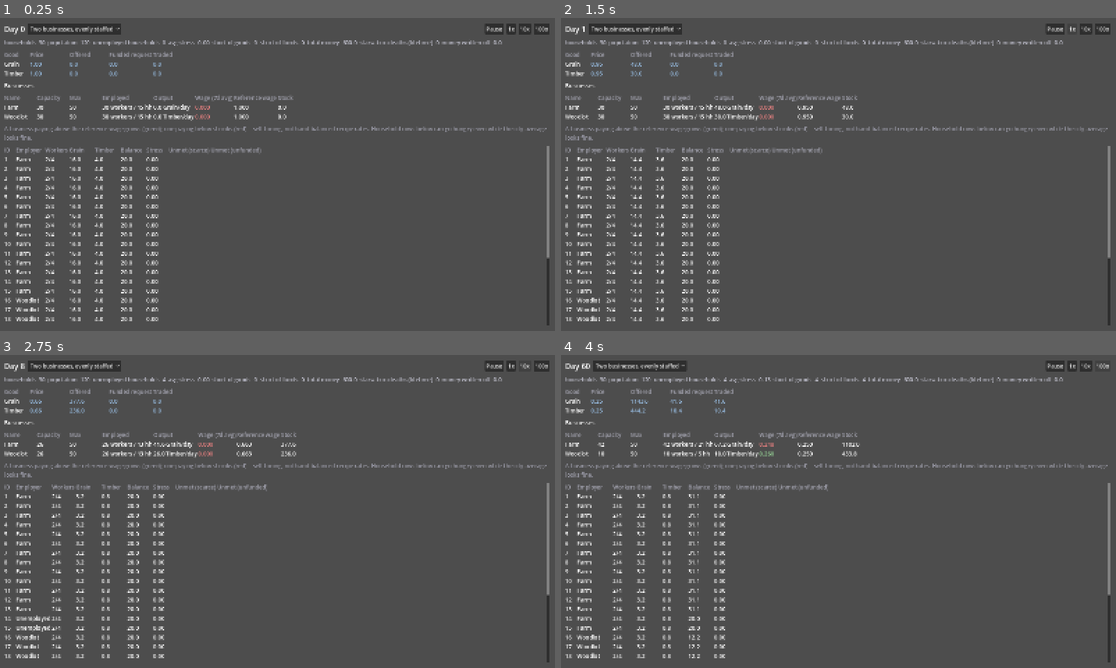
Above: before the commit, frames 1-4 (two rows, left to right).
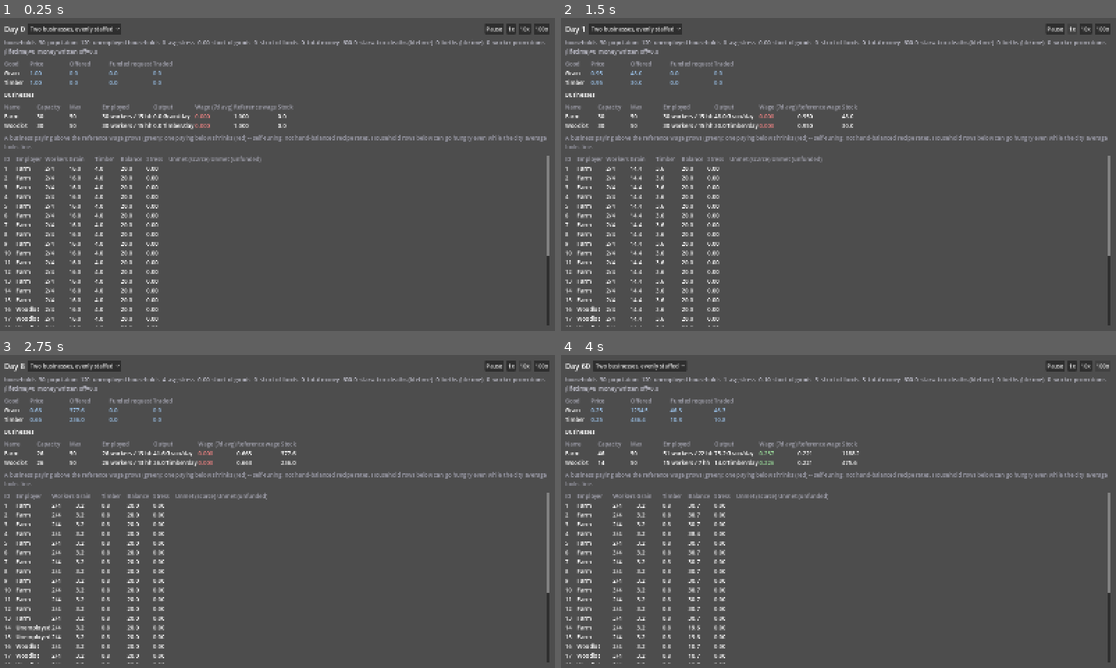
Above: after the commit, the same moments.

Repository: forsman5/sitka
Game: Godot game, scene res://scenes/sim/he_dashboard.tscn
The game is run twice, just before and just after one commit, with the same random seed, the same clock (stepped at 60 frames per second) and the same inputs. This scene is started directly instead of the project's main scene.
Inputs (mouse positions are in pixels of both pictures, inside the frame that each line leads up to):
- Up to frame 1 (0.25 s): no input
- Up to frame 2 (1.5 s): click "Two businesses, evenly staffed" at 0.5 s; click "1x" at 1.25 s
- Up to frame 3 (2.75 s): click "10x" at 2 s
- Up to frame 4 (4 s): tap Enter at 2.75 s; move the mouse to (960, 495) at 2.77 s; hold Right (ui_right) 2.78-3.5 s; hold Alt 2.78-3.5 s; click (960, 495) at 2.92 s; click "100x" at 3.5 s

The runs differ from the first frame. In frame 1, 5.7% of the frame differs, in the area x 0-99%, y 7-99%; in frame 2, 5.8%; in frame 3, 5.9%; in frame 4, 6.0%.

Commit message:
Add H1 household life cycle: births, aging, and a dashboard row-staleness fix
Households now track individual dependent ages. A dependent ages into a
worker (same household -- no splitting yet) after a year; a household with
a sustained prosperity streak (well-fed, low-stress) and no birth in the
last year gains a new dependent, capped at 6 pending per household as a
soft growth-rate brake. Evaluated monthly, right after starvation.

Fixes a real desync bug this surfaced: starvation's remove_member() call
decremented dependents directly without popping the matching entry from
the new per-dependent age list, letting a household's age-tracking array
and its actual dependent count drift apart -- caught by a new standing
harness invariant check, fixed via a wrapping
remove_member_for_starvation().

Also fixes he_dashboard.gd silently leaving a dead household's row frozen
on its last displayed values forever instead of removing it, which made a
starved-out city look like it still had all its original households.

Diff:
--- a/scripts/sim/harness/run_household_economy.gd
+++ b/scripts/sim/harness/run_household_economy.gd
@@ -2,6 +2,7 @@
 
 const HESimulation = preload("res://scripts/sim/household_economy/he_simulation.gd")
 const HEScenarioSeeds = preload("res://scripts/sim/household_economy/data/he_scenario_seeds.gd")
+const HEHousehold = preload("res://scripts/sim/household_economy/records/he_household.gd")
 const Commodity = preload("res://scripts/sim/records/commodity.gd")
 
 ## H1 labor-market acceptance check. Run with:
@@ -17,6 +18,7 @@
 	_check_conservation()
 	_check_labor_self_tunes_toward_profitable_business()
 	_check_starvation_actually_happens()
+	_check_life_cycle_births_and_aging()
 
 	if _ok:
 		print("\nH1 acceptance: PASS")
@@ -153,3 +155,53 @@
 
 	_assert(city["starvation_deaths_total"] > 0, "Sustained unemployment with no escape route should eventually cause real starvation deaths")
 	_assert(city["population"] < starting_population, "Population should actually shrink from starvation, not just report stress")
+	_check_demographic_invariants(sim)
+
+## Every LIVE household's dependent_ages array should always have exactly
+## as many entries as demographics.dependents says, and neither dependents
+## nor worker_capacity should ever go negative. This exact invariant broke
+## once already (starvation's remove_member() decremented dependents
+## without popping the matching age entry) and produced a household that
+## silently never triggered is_empty() -- see he_household.gd's
+## remove_member_for_starvation().
+func _check_demographic_invariants(sim: HESimulation) -> void:
+	for household_id in sim.get_household_ids():
+		var h := sim.get_household_summary(household_id)
+		var ages: Array = h["dependent_ages"]
+		_assert(ages.size() == h["dependents"], "Household %d: dependent_ages has %d entries but dependents=%d" % [household_id, ages.size(), h["dependents"]])
+		_assert(h["dependents"] >= 0, "Household %d has negative dependents: %d" % [household_id, h["dependents"]])
+		_assert(h["worker_capacity"] >= 0, "Household %d has negative worker_capacity: %d" % [household_id, h["worker_capacity"]])
+
+## Life cycle: a reasonably healthy, evenly-staffed economy run for several
+## years should show real births and real aging-into-worker promotions --
+## not just reported prosperity. Also checks the MAX_PENDING_DEPENDENTS
+## brake actually holds: no household should ever have more dependents
+## waiting in the pipeline than that cap allows.
+func _check_life_cycle_births_and_aging() -> void:
+	print("\n=== Life cycle: births and aging actually happen ===")
+	var sim := _new_sim("build_two_business_economy")
+	var starting_workforce := _total_worker_capacity(sim)
+	sim.advance_ticks(4 * 360)
+	var city := sim.get_city_summary()
+	var ending_workforce := _total_worker_capacity(sim)
+
+	print("  over 4 years: births_total=%d worker_promotions_total=%d, total worker_capacity %d -> %d, population=%d" % [
+		city["births_total"], city["worker_promotions_total"], starting_workforce, ending_workforce, city["population"]])
+
+	_assert(city["births_total"] > 0, "A healthy multi-year economy should show at least one real birth, got 0")
+	_assert(city["worker_promotions_total"] > 0, "A healthy multi-year economy should show at least one dependent aging into a worker, got 0")
+	_assert(ending_workforce > starting_workforce, "Total worker capacity should grow from aging promotions, got %d -> %d" % [starting_workforce, ending_workforce])
+
+	var max_pending := 0
+	for household_id in sim.get_household_ids():
+		var ages: Array = sim.get_household_summary(household_id)["dependent_ages"]
+		max_pending = max(max_pending, ages.size())
+	print("  most dependents ever pending in one household's pipeline: %d (cap is %d)" % [max_pending, HEHousehold.MAX_PENDING_DEPENDENTS])
+	_assert(max_pending <= HEHousehold.MAX_PENDING_DEPENDENTS, "No household should exceed MAX_PENDING_DEPENDENTS pending dependents, saw %d" % max_pending)
+	_check_demographic_invariants(sim)
+
+func _total_worker_capacity(sim: HESimulation) -> int:
+	var total := 0
+	for household_id in sim.get_household_ids():
+		total += sim.get_household_summary(household_id)["worker_capacity"]
+	return total
--- a/scripts/sim/household_economy/data/he_scenario_seeds.gd
+++ b/scripts/sim/household_economy/data/he_scenario_seeds.gd
@@ -38,6 +38,18 @@
 static func _woodlot_recipe() -> Recipe:
 	return Recipe.new("woodlot", {}, {Commodity.Type.TIMBER: 1.0})
 
+## Deterministic but spread-out starting ages (in days) for each household's
+## DEPENDENTS seeded dependents, so the whole population doesn't age into
+## workers in one synchronized pulse AGING_THRESHOLD_DAYS from now. Not
+## meant to represent real household composition, just to avoid a seeding
+## artifact.
+static func _staggered_starting_ages(household_id: int) -> Array[int]:
+	var ages: Array[int] = []
+	for slot in DEPENDENTS:
+		var age := (household_id * 53 + slot * 137) % HEHousehold.AGING_THRESHOLD_DAYS
+		ages.append(age)
+	return ages
+
 ## `farm_capacity`/`woodlot_capacity` are both the business's STARTING
 ## capacity and how many workers are actually assigned there on day one
 ## (they should sum to HOUSEHOLD_COUNT * WORKER_CAPACITY so nobody starts
@@ -62,6 +74,7 @@
 		var household := HEHousehold.new(household_id, WORKER_CAPACITY, DEPENDENTS, STARTING_BALANCE)
 		household.add_stock(Commodity.Type.GRAIN, grain_buffer)
 		household.add_stock(Commodity.Type.TIMBER, timber_buffer)
+		household.seed_dependent_ages(_staggered_starting_ages(household_id))
 
 		if farm_workers_assigned < farm_capacity:
 			household.employer_business_id = FARM_BUSINESS_ID
--- a/scripts/sim/household_economy/he_dashboard.gd
+++ b/scripts/sim/household_economy/he_dashboard.gd
@@ -30,6 +30,7 @@
 var _business_rows: Dictionary = {} # business_id -> {row labels...}
 var _household_list: VBoxContainer
 var _household_rows: Dictionary = {} # household_id -> {row labels...}
+var _known_household_ids: Array[int] = [] # rebuild trigger -- see _refresh()
 var _business_names: Dictionary = {} # business_id -> name, for the household table's Employer column
 
 func _ready() -> void:
@@ -187,6 +188,7 @@
 		_business_rows[business_id] = labels
 
 func _rebuild_household_rows() -> void:
+	_known_household_ids = _simulation.get_household_ids()
 	for child in _household_list.get_children():
 		_household_list.remove_child(child)
 		child.queue_free()
@@ -251,10 +253,10 @@
 	_day_label.text = "Day %d" % clock["day"]
 
 	var city := _simulation.get_city_summary()
-	_city_stats_label.text = "households=%d  population=%d  unemployed households=%d  avg stress=%.2f  short of goods=%d  short of funds=%d  total money=%.1f  starvation deaths (lifetime)=%d  money written off=%.1f" % [
+	_city_stats_label.text = "households=%d  population=%d  unemployed households=%d  avg stress=%.2f  short of goods=%d  short of funds=%d  total money=%.1f  starvation deaths (lifetime)=%d  births (lifetime)=%d  worker promotions (lifetime)=%d  money written off=%.1f" % [
 		city["household_count"], city["population"], city["unemployed_household_count"], city["avg_food_stress"],
 		city["households_short_of_goods"], city["households_short_of_funds"], city["total_money"],
-		city["starvation_deaths_total"], city["money_written_off_total"]]
+		city["starvation_deaths_total"], city["births_total"], city["worker_promotions_total"], city["money_written_off_total"]]
 
 	var market := _simulation.get_market_summary()
 	for commodity_name in _market_labels.keys():
@@ -283,11 +285,20 @@
 		(row["reference"] as Label).text = "%.3f" % reference
 		(row["stock"] as Label).text = "%.1f" % report["stock"]
 
+	var current_ids := _simulation.get_household_ids()
+	if current_ids != _known_household_ids:
+		# A household died (or, later, split) since the rows were built --
+		# rebuild the table to match exactly who's actually still alive,
+		# rather than leaving a dead household's row frozen forever on
+		# whatever it last displayed (which is how this previously made a
+		# starved-out city look like it still had all its original
+		# households, just stuck at 1/1).
+		_known_household_ids = current_ids
+		_rebuild_household_rows()
+
 	var grain_name := Commodity.name_of(Commodity.Type.GRAIN)
 	var timber_name := Commodity.name_of(Commodity.Type.TIMBER)
 	for household_id in _household_rows.keys():
-		if not _simulation.households.has(household_id):
-			continue # removed by starvation since the rows were built; row simply goes stale/blank below
 		var h := _simulation.get_household_summary(household_id)
 		var row: Dictionary = _household_rows[household_id]
 		(row["id"] as Label).text = str(household_id)
--- a/scripts/sim/household_economy/he_simulation.gd
+++ b/scripts/sim/household_economy/he_simulation.gd
@@ -80,6 +80,8 @@
 var _starvation_deaths_total := 0
 var _money_written_off_total := 0.0
 var _goods_written_off_total: Dictionary[Commodity.Type, float] = {}
+var _births_total := 0
+var _worker_promotions_total := 0
 
 var _history: Array[Dictionary] = []
 
@@ -139,6 +141,7 @@
 		"rolling_grain_fulfillment_30d": h.rolling_grain_fulfillment(),
 		"has_migration_pressure": h.demographics.has_migration_pressure,
 		"is_starvation_candidate": h.demographics.is_starvation_candidate(),
+		"dependent_ages": h.dependent_ages(),
 		"demand_today": demand,
 		"consumed_today": consumed,
 		"unmet_scarcity_today": unmet_scarcity,
@@ -217,6 +220,8 @@
 		"households_short_of_funds": households_short_of_funds,
 		"starvation_deaths_total": _starvation_deaths_total,
 		"money_written_off_total": _money_written_off_total,
+		"births_total": _births_total,
+		"worker_promotions_total": _worker_promotions_total,
 		"market": get_market_summary(),
 	}
 
@@ -247,6 +252,7 @@
 		_evaluate_migration_pressure()
 	if (day + 1) % STARVATION_EVAL_INTERVAL_DAYS == 0:
 		_evaluate_starvation(record)
+		_evaluate_life_cycle(record)
 	if (day + 1) % CAPACITY_EVAL_INTERVAL_DAYS == 0:
 		_evaluate_business_capacity(record)
 		_reconcile_employment()
@@ -274,6 +280,8 @@
 		"starvation_deaths": 0,
 		"money_written_off": 0.0,
 		"goods_written_off": {},
+		"births": 0,
+		"worker_promotions": 0,
 	}
 
 func _finalize_daily_record(record: Dictionary) -> void:
@@ -365,6 +373,7 @@
 				var rolling_is_low := rolling < Household.MIGRATION_PRESSURE_FULFILLMENT_THRESHOLD
 				var rolling_is_severe := rolling < Household.STARVATION_FULFILLMENT_THRESHOLD
 				h.demographics.apply_daily_fulfillment(daily_ratio, rolling_is_low, rolling_is_severe)
+				h.advance_day_for_lifecycle(rolling)
 
 ## Reporting only, exactly like the pooled model's migration pressure --
 ## does NOT move or remove anyone.
@@ -389,7 +398,7 @@
 		var h: HEHousehold = households[household_id]
 		if not h.demographics.is_starvation_candidate():
 			continue
-		h.demographics.remove_member()
+		h.remove_member_for_starvation()
 		deaths += 1
 		if h.demographics.is_empty():
 			to_remove.append(household_id)
@@ -414,6 +423,25 @@
 	record["starvation_deaths"] = deaths
 	record["money_written_off"] = money_written_off
 	record["goods_written_off"] = goods_written_off
+
+## Monthly, right after starvation so a household that just lost a member
+## evaluates aging/births from its post-starvation state, not a stale one.
+## Aging runs first: a dependent promoted to a worker this same period
+## immediately frees a pipeline slot a birth could use. Households removed
+## by starvation this same call are gone from `households` already, so
+## they're simply skipped -- no explicit guard needed.
+func _evaluate_life_cycle(record: Dictionary) -> void:
+	var births := 0
+	var promotions := 0
+	for household_id in households.keys():
+		var h: HEHousehold = households[household_id]
+		promotions += h.evaluate_aging()
+		if h.evaluate_birth():
+			births += 1
+	_births_total += births
+	_worker_promotions_total += promotions
+	record["births"] = births
+	record["worker_promotions"] = promotions
 
 ## Weekly self-tuning step 1: adjust each business's TARGET capacity from
 ## its own rolling-average wage vs. the going reference wage. This only
--- a/scripts/sim/household_economy/records/he_household.gd
+++ b/scripts/sim/household_economy/records/he_household.gd
@@ -23,6 +23,31 @@
 
 const GRAIN_ROLLING_WINDOW_DAYS := 30
 
+## Life cycle (births + aging). Dependents are tracked as individual ages in
+## days (not just a headcount) so each can independently cross the aging
+## threshold on its own day -- a household's dependents were not all born on
+## the same day, even at world-seed time (see HEScenarioSeeds' staggered
+## starting ages). There is deliberately no household formation/splitting
+## here: an aged-up dependent becomes another worker in the SAME household,
+## which can grow without an upper bound on total size over a long enough
+## run. That's a real simplification, not an oversight -- splitting a
+## household when it gets large is a reasonable later cut, not this one.
+const AGING_THRESHOLD_DAYS := 360
+## A household needs this many CONSECUTIVE well-fed, low-stress days before
+## a birth becomes eligible -- mirrors the same "sustained, not one good
+## week" philosophy as migration-pressure/starvation's consecutive-day
+## gates, just pointed at prosperity instead of hardship.
+const BIRTH_ELIGIBLE_DAYS := 180
+## Minimum spacing between a household's births, so a permanently
+## prosperous household can't produce a baby every single eligible day.
+const BIRTH_COOLDOWN_DAYS := 360
+const BIRTH_FULFILLMENT_THRESHOLD := 0.95
+const BIRTH_STRESS_THRESHOLD := 0.1
+## Caps how many dependents can be IN THE PIPELINE (born but not yet aged
+## into a worker) at once -- a soft brake on growth rate, not a cap on the
+## household's eventual total size.
+const MAX_PENDING_DEPENDENTS := 6
+
 ## Reused pooled record: worker_capacity, dependents, food_stress,
 ## apply_daily_fulfillment(), update_migration_pressure(),
 ## is_starvation_candidate(), remove_member(), is_empty(). Its
@@ -51,6 +76,15 @@
 ## each entry {demand, taken} -- so its stress/migration-pressure/starvation
 ## signals are driven by its individual history, not a settlement-wide one.
 var _grain_history: Array[Dictionary] = []
+
+## One entry per CURRENT dependent, in days -- see seed_dependent_ages() for
+## how starting households get a staggered spread instead of every
+## dependent aging up on the exact same day.
+var _dependent_ages: Array[int] = []
+var _consecutive_prosperous_days: int = 0
+## Starts already at the cooldown ceiling so a household prosperous from
+## day one isn't artificially blocked from its FIRST birth.
+var _days_since_last_birth: int = BIRTH_COOLDOWN_DAYS
 
 ## Reported by HESimulation each day, keyed by Commodity.Type. Kept on the
 ## household (rather than only in the daily ledger) so a caller can read a
@@ -115,3 +149,76 @@
 		demand_total += entry["demand"]
 		taken_total += entry["taken"]
 	return (taken_total / demand_total) if demand_total > 0.0 else 1.0
+
+## World-seed only: sets this household's dependents' starting ages
+## directly (must match demographics.dependents in count). Lets
+## HEScenarioSeeds stagger starting ages across the population instead of
+## every seeded dependent aging into a worker on the exact same day.
+func seed_dependent_ages(ages: Array[int]) -> void:
+	_dependent_ages = ages.duplicate()
+
+func dependent_ages() -> Array[int]:
+	return _dependent_ages.duplicate()
+
+## Called once per day by HESimulation, after today's grain consumption/
+## stress update -- ages every current dependent by one day and extends or
+## resets this household's prosperity streak from TODAY's rolling grain
+## fulfillment and food_stress.
+func advance_day_for_lifecycle(rolling_grain_fulfillment_today: float) -> void:
+	for i in _dependent_ages.size():
+		_dependent_ages[i] += 1
+	_days_since_last_birth += 1
+	var prosperous := rolling_grain_fulfillment_today >= BIRTH_FULFILLMENT_THRESHOLD \
+		and demographics.food_stress <= BIRTH_STRESS_THRESHOLD
+	_consecutive_prosperous_days = (_consecutive_prosperous_days + 1) if prosperous else 0
+
+## Wraps demographics.remove_member() for starvation so _dependent_ages
+## stays in sync: that pooled method decrements dependents directly with no
+## idea this household is also tracking individual ages, so removing a
+## dependent here must also pop one age entry -- otherwise _dependent_ages
+## ends up with more entries than demographics.dependents actually is, and
+## evaluate_aging() below can later drive dependents negative promoting from
+## that phantom surplus (which headcount()/is_empty() would then silently
+## miscount, since nothing re-checks emptiness after aging).
+func remove_member_for_starvation() -> void:
+	var removing_a_dependent := demographics.dependents > 0
+	demographics.remove_member()
+	if removing_a_dependent and not _dependent_ages.is_empty():
+		_dependent_ages.pop_back()
+
+## Monthly: promotes every dependent whose age has crossed
+## AGING_THRESHOLD_DAYS into a worker (dependents -> worker_capacity, in the
+## SAME household -- see the class-level note on why there's no splitting).
+## Returns how many were promoted, for HESimulation's reporting.
+func evaluate_aging() -> int:
+	var promoted := 0
+	var remaining: Array[int] = []
+	for age in _dependent_ages:
+		if age >= AGING_THRESHOLD_DAYS:
+			promoted += 1
+		else:
+			remaining.append(age)
+	if promoted == 0:
+		return 0
+	_dependent_ages = remaining
+	demographics.dependents -= promoted
+	demographics.worker_capacity += promoted
+	return promoted
+
+## Monthly, called after evaluate_aging so a just-freed pipeline slot counts
+## this same period: a household that's been prosperous for at least
+## BIRTH_ELIGIBLE_DAYS, isn't within BIRTH_COOLDOWN_DAYS of its last birth,
+## and has fewer than MAX_PENDING_DEPENDENTS dependents already in the
+## pipeline gains one new dependent at age 0. Returns true if a birth
+## happened, for HESimulation's reporting.
+func evaluate_birth() -> bool:
+	if _consecutive_prosperous_days < BIRTH_ELIGIBLE_DAYS:
+		return false
+	if _days_since_last_birth < BIRTH_COOLDOWN_DAYS:
+		return false
+	if _dependent_ages.size() >= MAX_PENDING_DEPENDENTS:
+		return false
+	_dependent_ages.append(0)
+	demographics.dependents += 1
+	_days_since_last_birth = 0
+	return true
